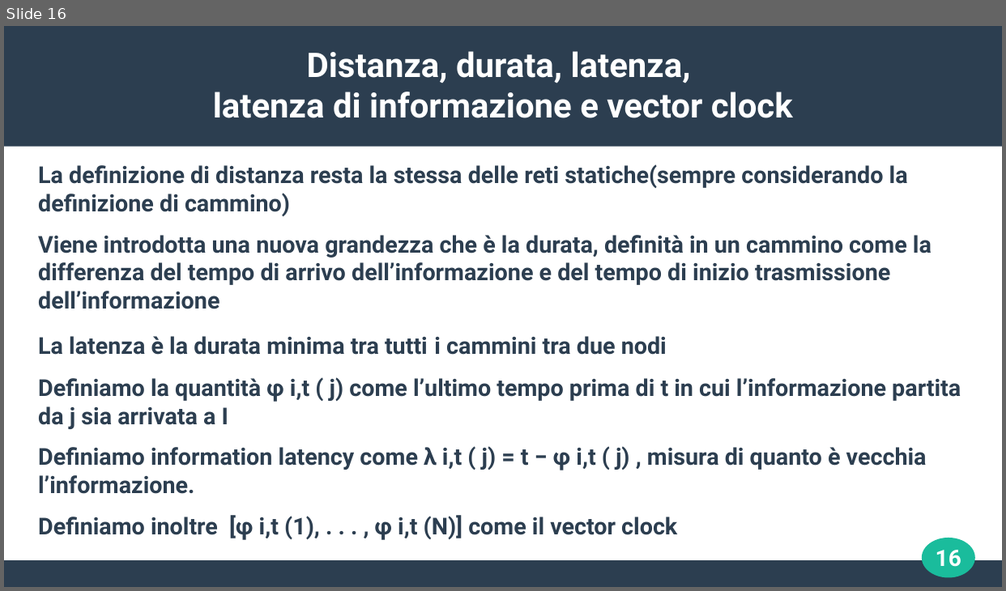
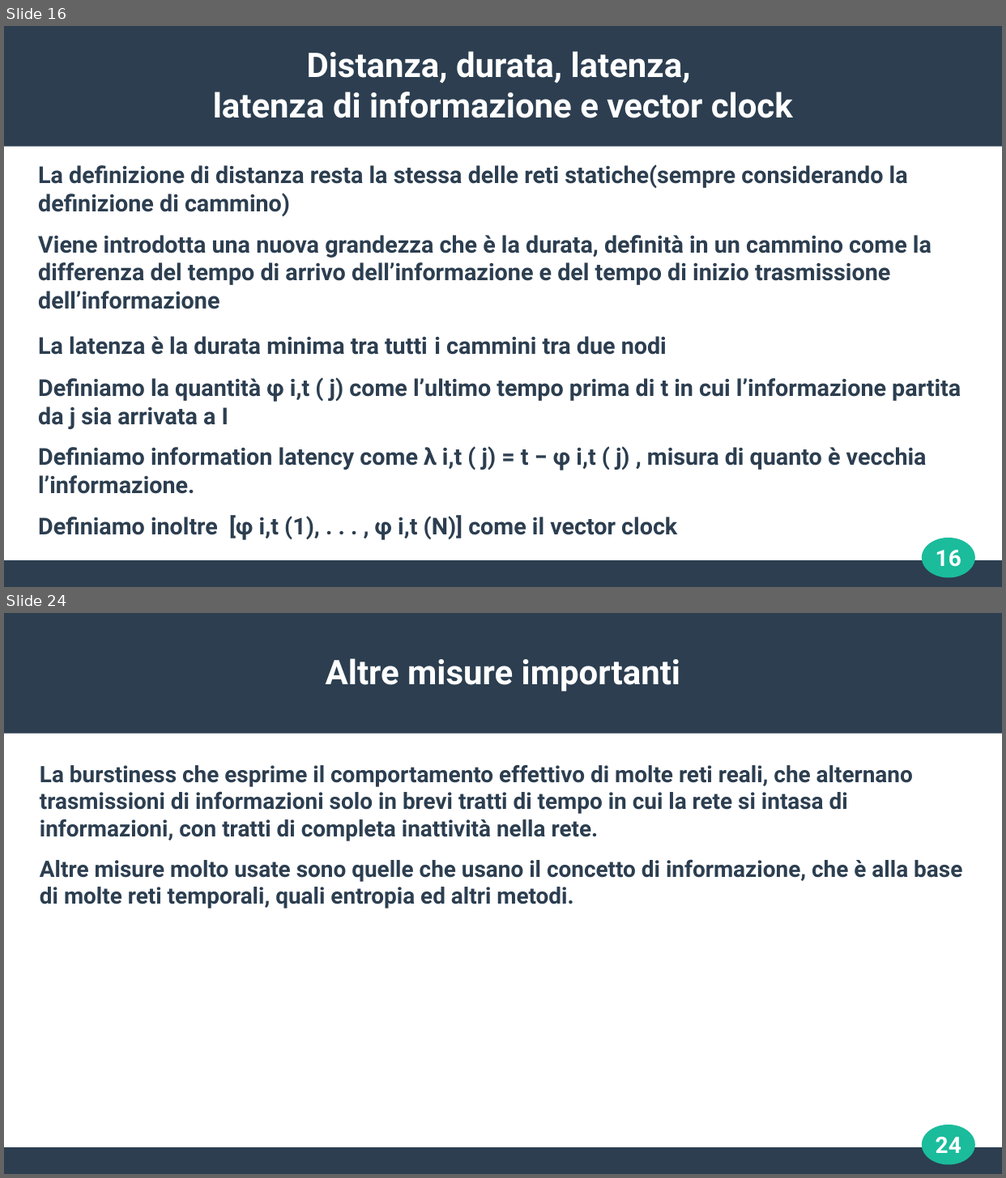
Before and after one commit to josura/appunti_e_cose_condivise, a slide deck: Data_mining/seminario/seminario_TemporalNetwork-GL.odp. Shown one above the other, each under a label of ours: slide 16 before the commit, slides 16 and 24 after it; the slides between them are not shown. The pictures are 1006x591 and 1006x1178 pixels, drawn with LibreOffice and Linux fonts; fonts in the diff are those of the drawing. Boxes give left, top, right and bottom in pixels: in the first picture for what was removed or moved away, otherwise in the second. Text is boxed around its words. In the diff, an @@ line names an element or a change of style, - is before the commit and + after.

```diff
--- a/Data_mining/seminario/seminario_TemporalNetwork-GL.odp
+++ b/Data_mining/seminario/seminario_TemporalNetwork-GL.odp
@@ slide 24 added at box(4, 613, 1002, 1174), background #FFFFFF; not listed: 3 template elements that a slide beside it also shows @@
@@ title added at box(326, 658, 680, 692), 27 pt, text #FFFFFF, bold @@
+Altre misure importanti
@@ text added at box(40, 764, 962, 909), 18 pt, text #2C3E50, bold @@
+La burstiness che esprime il comportamento effettivo di molte reti reali, che alternano trasmissioni di informazioni solo in brevi tratti di tempo in cui la rete si intasa di informazioni, con tratti di completa inattività nella rete.
+Altre misure molto usate sono quelle che usano il concetto di informazione, che è alla base di molte reti temporali, quali entropia ed altri metodi.
@@ page number added at box(936, 1137, 961, 1153), 18 pt, text #FFFFFF, bold @@
+24
```
Also in this commit, not shown: 7 slides changed, 23 other slides added, 1 other file.
